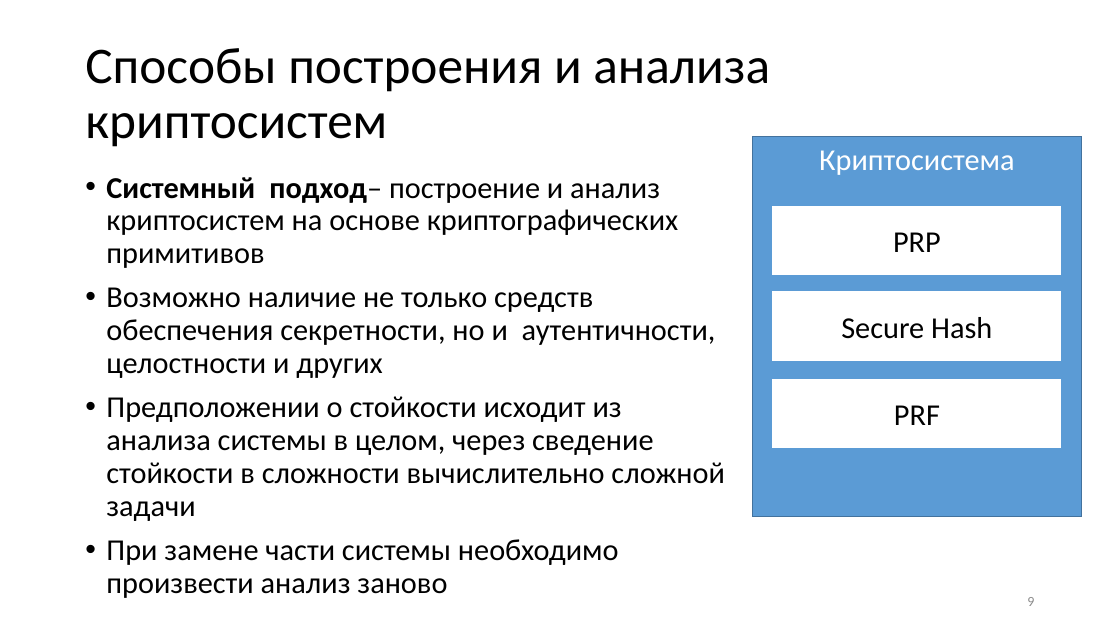
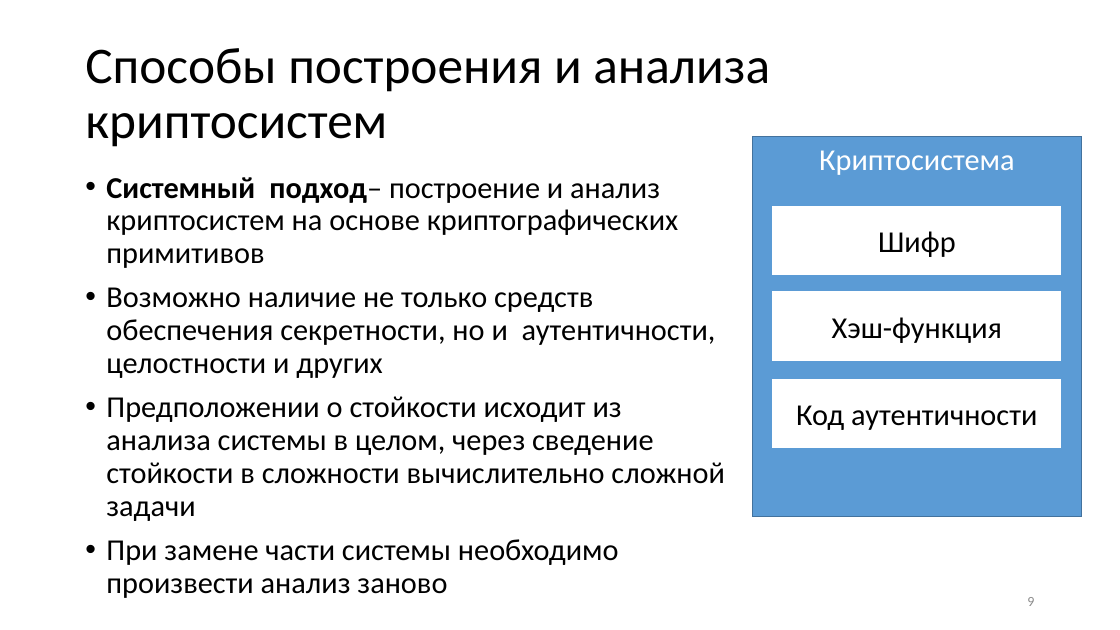
Before and after one commit to CryptoCourse/CryptoLectures, a slide deck: slide 9 of Lectures/Lecture1.pptx. Drawn at 1120x630 pixels with LibreOffice and Linux fonts; fonts in the diff are those of the drawing. Boxes give left, top, right and bottom in pixels: in the first picture for what was removed or moved away, otherwise in the second. Text is boxed around its words. In the diff, an @@ line names an element or a change of style, - is before the commit and + after.

```diff
--- a/Lectures/Lecture1.pptx
+++ b/Lectures/Lecture1.pptx
@@ text in rectangle at (x1=878, y1=231, x2=956, y2=257): text changed @@
-PRP
+Шифр
@@ text in rectangle at (x1=832, y1=317, x2=1002, y2=343): text changed @@
-Secure Hash
+Хэш-функция
@@ text in rectangle at (x1=796, y1=405, x2=1037, y2=430): text changed @@
-PRF
+Код аутентичности
```
Also in this commit, not shown: 2 other slides changed, 2 slides added.
